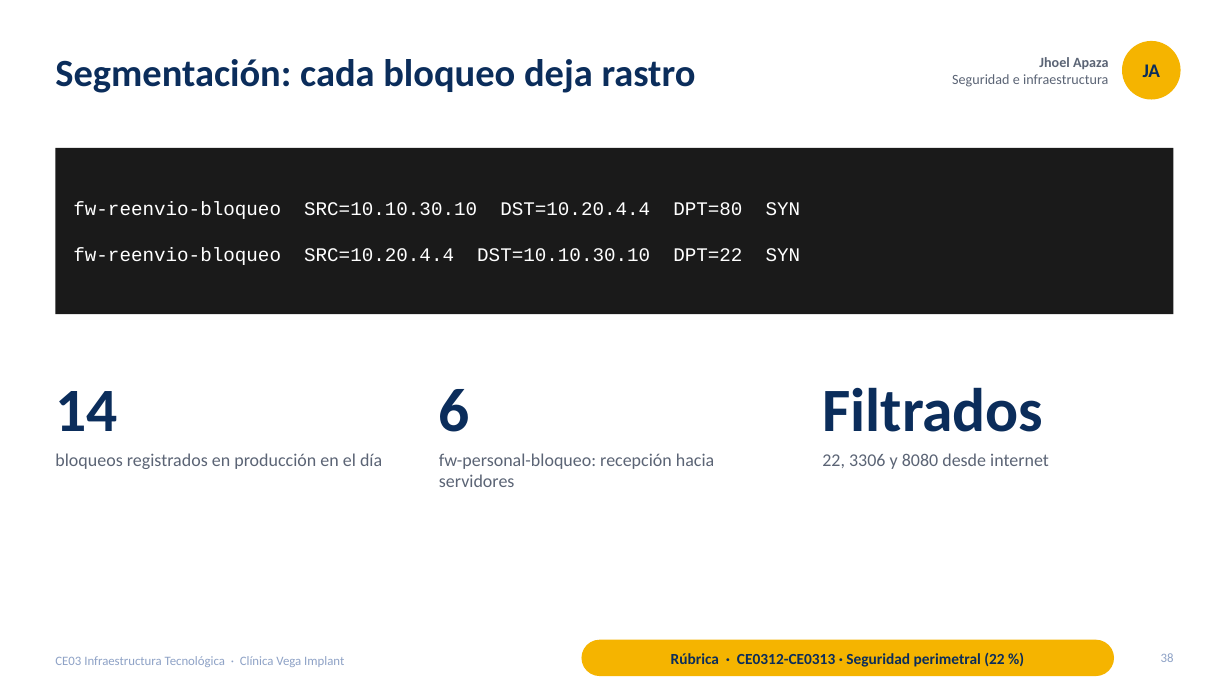
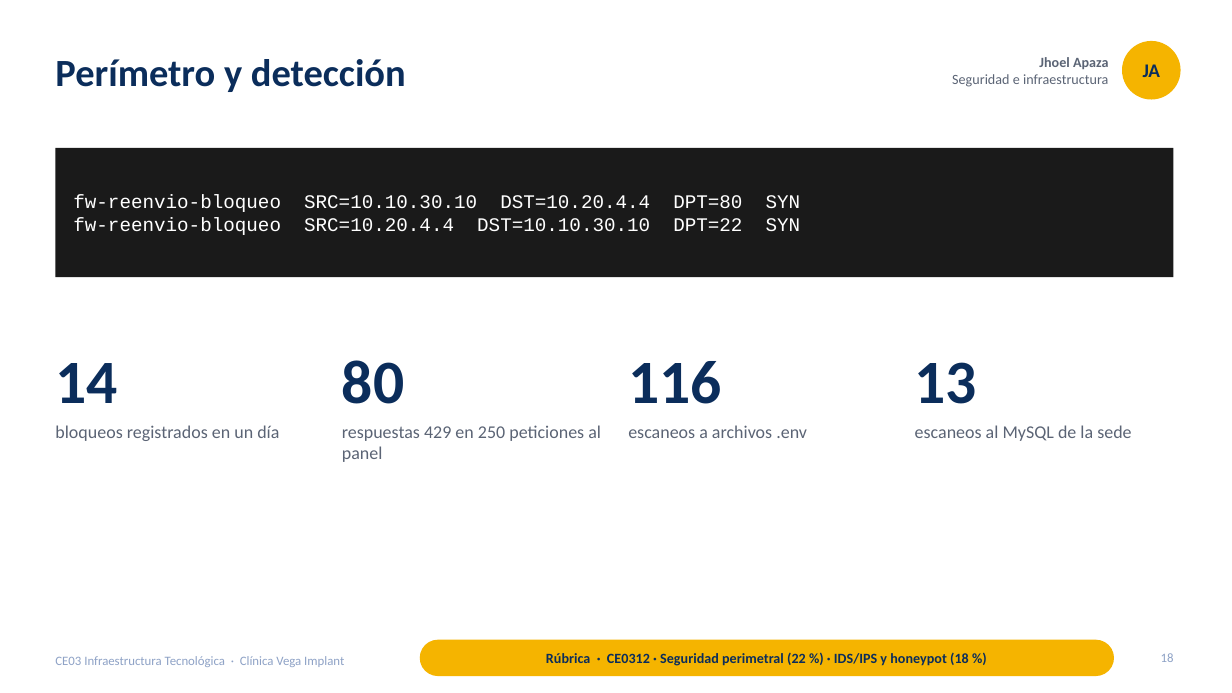
Before and after one commit to francalizaya266-sudo/venga-implantes, a slide deck: slide 18 of docs/entregables/CE03-infraestructura/presentaciones/CE03-Infraestructura-Tecnologica.pptx (slide 38 before the commit). Drawn at 1232x693 pixels with LibreOffice and Linux fonts; fonts in the diff are those of the drawing. Boxes give left, top, right and bottom in pixels: in the first picture for what was removed or moved away, otherwise in the second. Text is boxed around its words. In the diff, an @@ line names an element or a change of style, - is before the commit and + after.

```diff
--- a/docs/entregables/CE03-infraestructura/presentaciones/CE03-Infraestructura-Tecnologica.pptx
+++ b/docs/entregables/CE03-infraestructura/presentaciones/CE03-Infraestructura-Tecnologica.pptx
@@ title at (55,59,406,92): text changed @@
-Segmentación: cada bloqueo deja rastro
+Perímetro y detección
@@ rectangle "fw-reenvio-bloqueo SRC=10.10.30.10 DST=10.20.4.4 DPT=80 SYN": place and size @@
-rectangle "fw-reenvio-bloqueo SRC=10.10.30.10 DST=10.20.4.4 DPT=80 SYN" at (55,148,1174,314)
+rectangle "fw-reenvio-bloqueo SRC=10.10.30.10 DST=10.20.4.4 DPT=80 SYN" at (55,148,1174,277)
@@ text "14": place and size @@
-text "14" at (55,391,117,431)
+text "14" at (55,363,117,403)
@@ text at (342,360,404,404): text changed @@
-6
+80
@@ text added at (628,361,721,404), 48 pt, text #0B2D5B, bold @@
+116
@@ text removed at (822,387,1043,432) @@
-Filtrados
@@ text added at (915,362,977,404), 48 pt, text #0B2D5B, bold @@
+13
@@ text at (55,425,279,441): text changed @@
-bloqueos registrados en producción en el día
+bloqueos registrados en un día
@@ text at (342,425,601,462): text changed @@
-fw-personal-bloqueo: recepción hacia servidores
+respuestas 429 en 250 peticiones al panel
@@ text added at (628,425,807,438), 14 pt, text #5B6475 @@
+escaneos a archivos .env
@@ text added at (915,425,1131,441), 14 pt, text #5B6475 @@
+escaneos al MySQL de la sede
@@ text removed at (822,453,1049,469) @@
-22, 3306 y 8080 desde internet
@@ rounded rectangle: place and size @@
-rounded rectangle at (582,640,1114,676)
+rounded rectangle at (421,640,1114,676)
@@ text at (546,652,969,666): text changed; size 12 to 11 pt @@
-Rúbrica · CE0312-CE0313 · Seguridad perimetral (22 %)
+Rúbrica · CE0312 · Seguridad perimetral (22 %) · IDS/IPS y honeypot (18 %)
```
Also in this commit, not shown: 22 other slides changed, 1 slide added, 31 slides removed, 3 other files.
